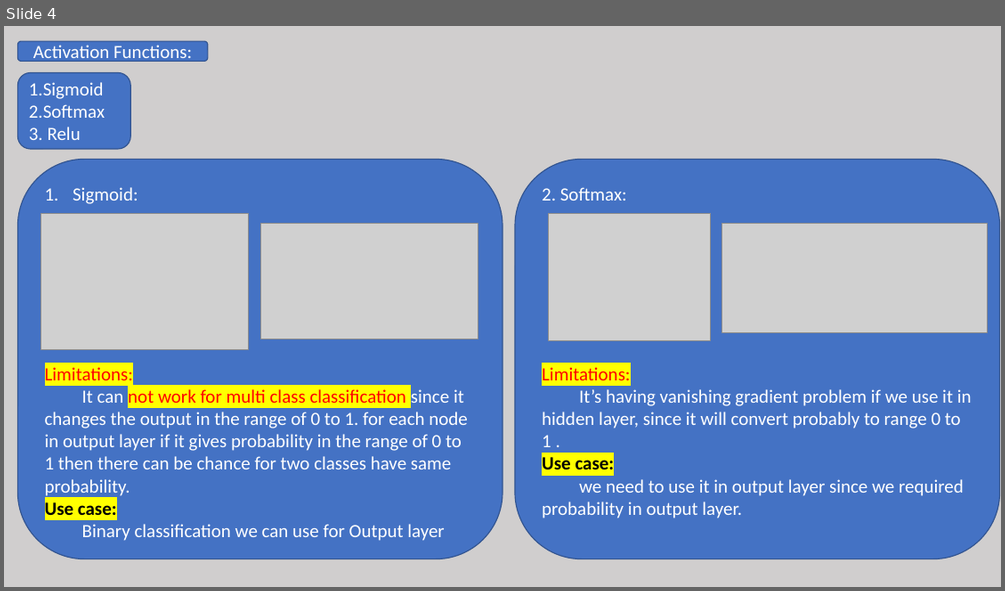
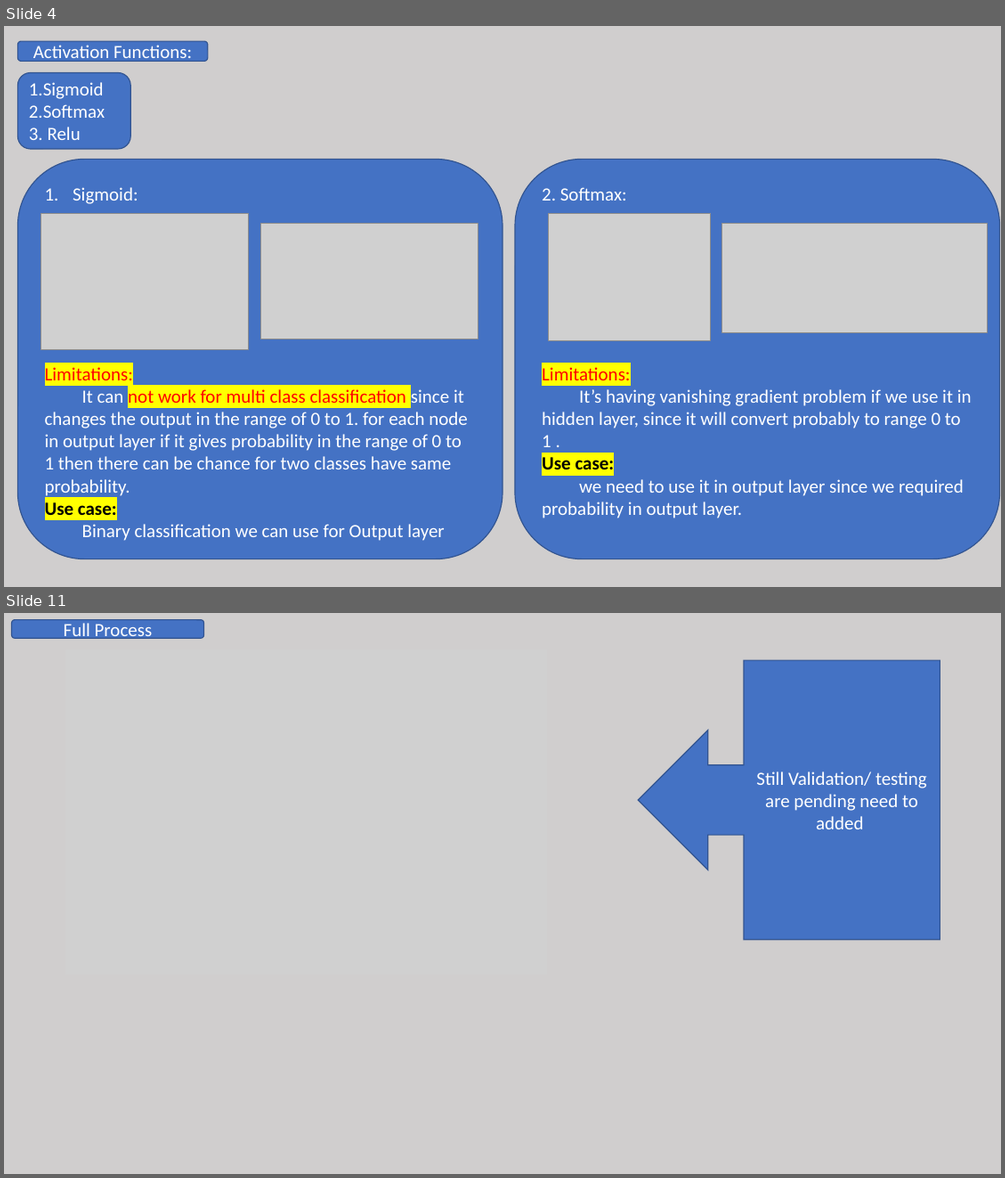
Before and after one commit to JagrutBhatt/NeuralNetworks, a slide deck: NN.pptx. Shown one above the other, each under a label of ours: slide 4 before the commit, slides 4 and 11 after it; the slides between them are not shown. The pictures are 1005x591 and 1005x1178 pixels, drawn with LibreOffice and Linux fonts; fonts in the diff are those of the drawing; grey boxes stand for pictures. Boxes give left, top, right and bottom in pixels: in the first picture for what was removed or moved away, otherwise in the second. Text is boxed around its words. In the diff, an @@ line names an element or a change of style, - is before the commit and + after.

```diff
--- a/NN.pptx
+++ b/NN.pptx
@@ slide 11 added at (x1=4, y1=613, x2=1001, y2=1174), background #D0CECE @@
@@ rounded rectangle added at (x1=11, y1=620, x2=203, y2=638), fill #4472C4, outline #325491 1 pt, 18 pt, text #FFFFFF @@
+Full Process
@@ picture added at (x1=65, y1=649, x2=548, y2=974) @@
@@ right arrow callout added at (x1=638, y1=660, x2=940, y2=939), fill #4472C4, outline #325491 1 pt, 18 pt, text #FFFFFF @@
+Still Validation/ testing are pending need to added
```
Also in this commit, not shown: 2 slides changed, 5 other slides added.
